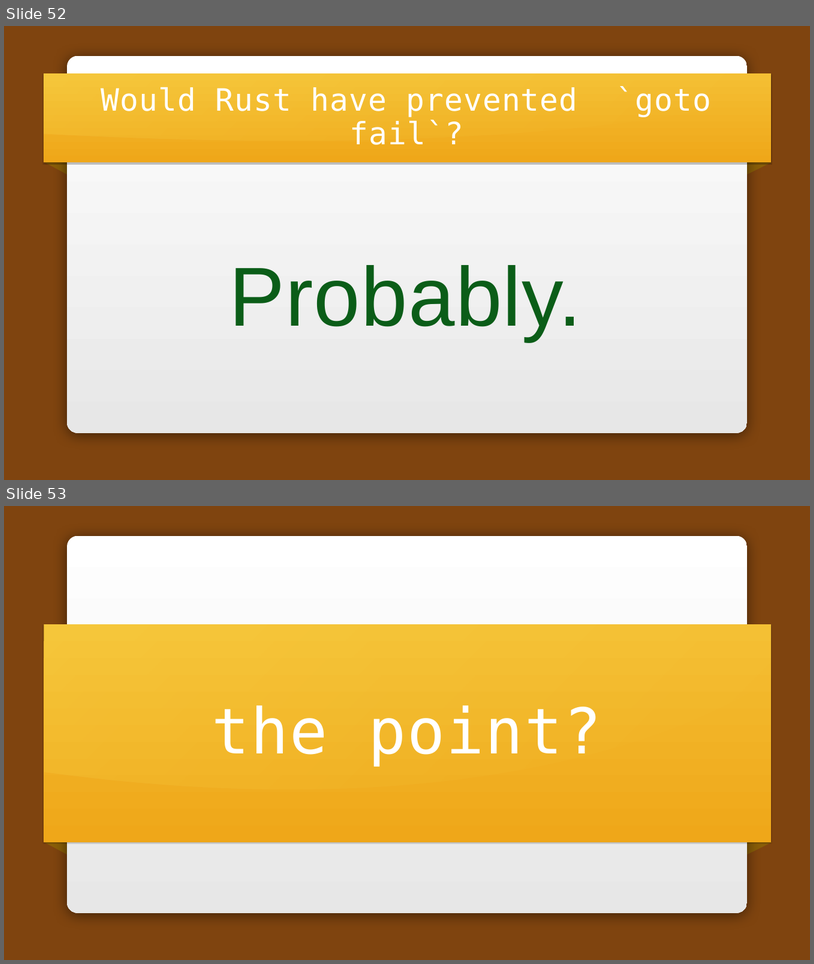
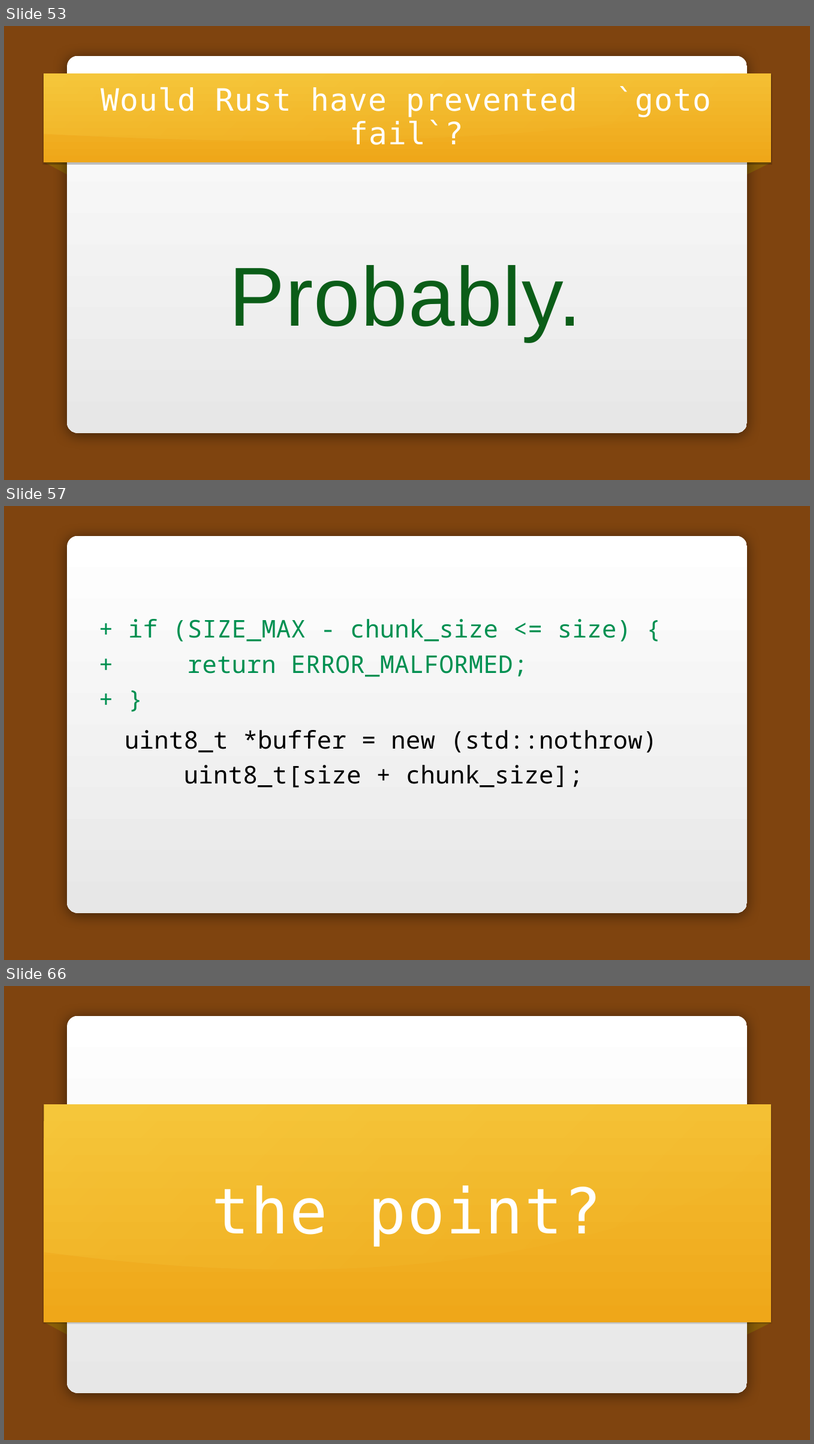
Before and after one commit to carols10cents/rust-safety-presentation, a slide deck: Rust Safety.pptx. Shown one above the other, each under a label of ours: slides 52 and 53 before the commit, slides 53, 57 and 66 after it; the slides between them are not shown. The pictures are 814x964 and 814x1444 pixels, drawn with LibreOffice and Linux fonts; fonts in the diff are those of the drawing; background and template pictures are left out. Boxes give left, top, right and bottom in pixels: in the first picture for what was removed or moved away, otherwise in the second. Text is boxed around its words. In the diff, an @@ line names an element or a change of style, - is before the commit and + after.

```diff
--- a/Rust Safety.pptx
+++ b/Rust Safety.pptx
@@ slide 57 added at [4,506,810,960], background picture (left out); not listed: 1 template element that a slide beside it also shows @@
@@ text added at [128,619,632,677], 58 pt, text #009051 @@
++ if (SIZE_MAX - chunk_size <= size) {
++ return ERROR_MALFORMED;
++ }
@@ text added at [125,730,657,787], 58 pt, text #000000 @@
+uint8_t *buffer = new (std::nothrow)
+uint8_t[size + chunk_size];
@@ what was slide 52 is now slide 53 @@
@@ what was slide 53 is now slide 66 @@
```
Also in this commit, not shown: 5 slides changed, 17 other slides added, 6 slides removed, 2 other files.
